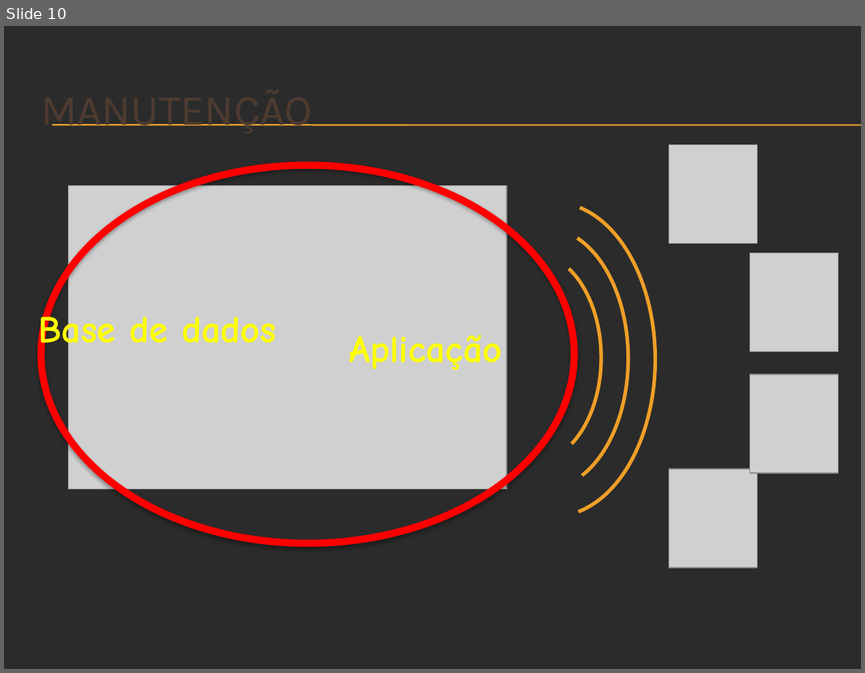
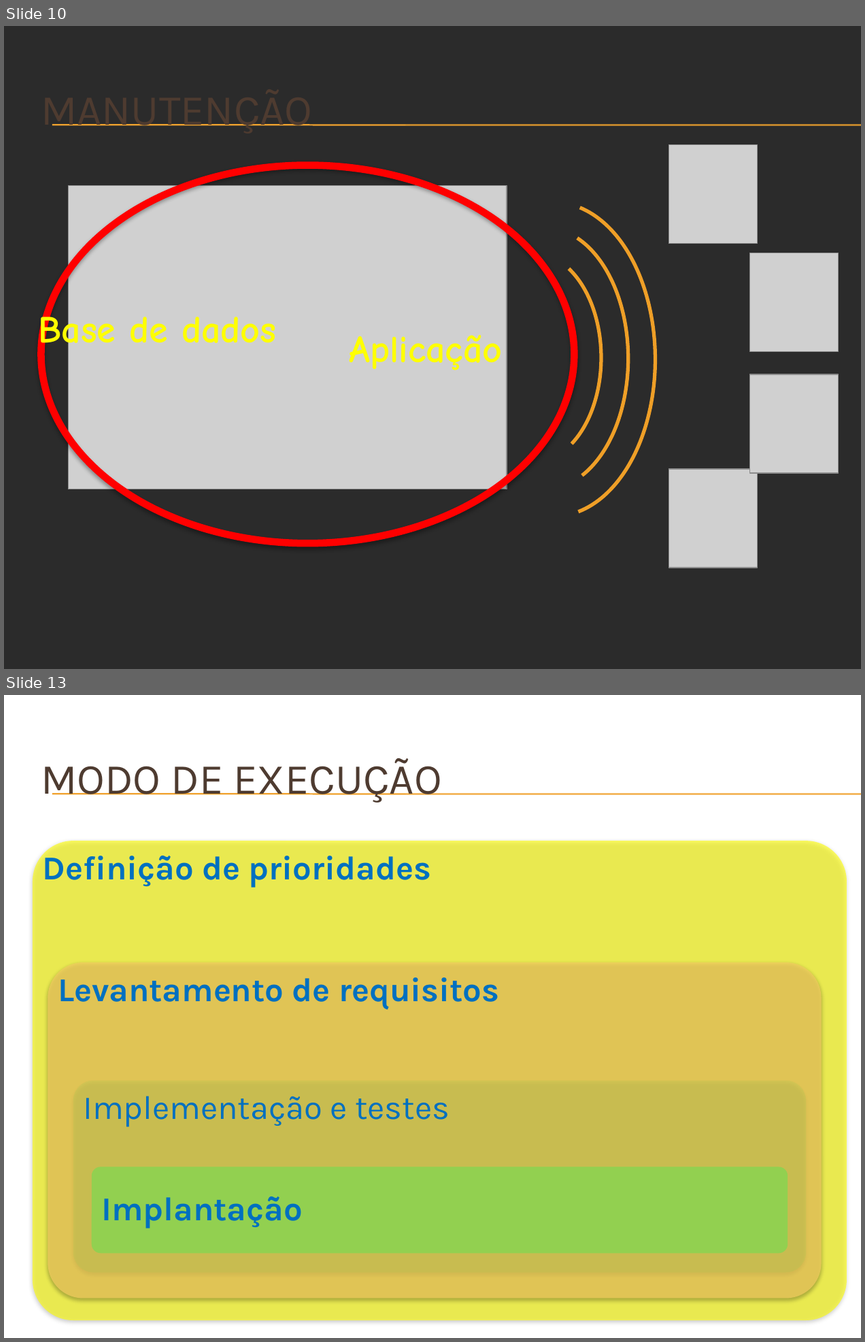
Before and after one commit to Neimarmg/Open_source, a slide deck: SAS/Planejamento/Docs/#3 - Apresentação do projeto.pptx. Shown one above the other, each under a label of ours: slide 10 before the commit, slides 10 and 13 after it; the slides between them are not shown. The pictures are 865x673 and 865x1342 pixels, drawn with LibreOffice and Linux fonts; fonts in the diff are those of the drawing; grey boxes stand for pictures; background and template pictures are left out; a plain dark background stands for a picture behind light text. Boxes give left, top, right and bottom in pixels: in the first picture for what was removed or moved away, otherwise in the second. Text is boxed around its words. In the diff, an @@ line names an element or a change of style, - is before the commit and + after.

```diff
--- a/SAS/Planejamento/Docs/#3 - Apresentação do projeto.pptx
+++ b/SAS/Planejamento/Docs/#3 - Apresentação do projeto.pptx
@@ slide 13 added at <box>4,695,861,1338</box>, background picture (left out); not listed: 2 template elements that a slide beside it also shows @@
@@ title added at <box>41,758,441,802</box>, 36 pt, text #4E3B30 @@
+MODO DE EXECUÇÃO
@@ group added at <box>33,841,847,1320</box>: 4 rounded rectangles, 4 texts @@
+Definição de prioridades
+Levantamento de requisitos
+Implementação e testes
+Implantação
```
Also in this commit, not shown: 2 slides changed, 2 other slides added, 1 slide removed.
